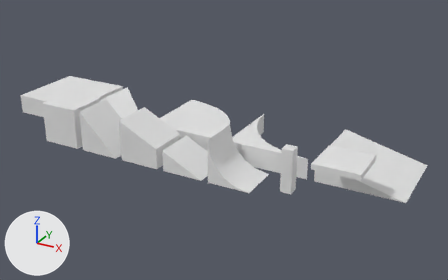
The COLLADA model data-source/dae/gridmap-new.dae, before and after one commit.
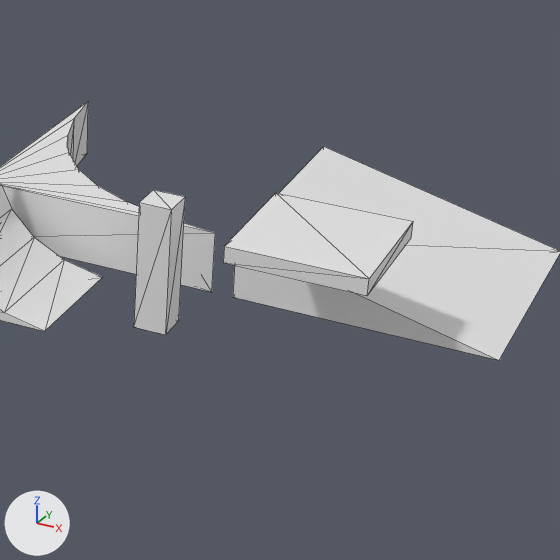
Each version is shown whole from a 50 mm camera at (49.1, -63.7, 36.2) aimed at (8.9, 9.5, -0.4), then close up on the part from 52% to 95% of the width and 28% to 97% of the height. Lighting does not change. The marker at lower left points along +X, +Y and +Z. The close-ups show mesh edges as thin lines.

The first close-up shows '3_LayerAngleConcave-col', '4_LayerSlope-col', '9_BlockRampD-col', 'A_Barrier-col', 'B_BlockThin-col'.
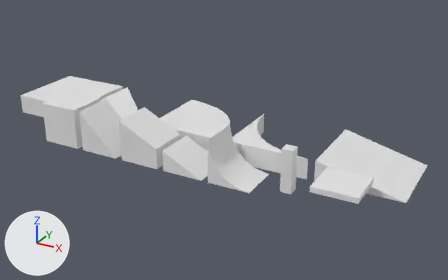
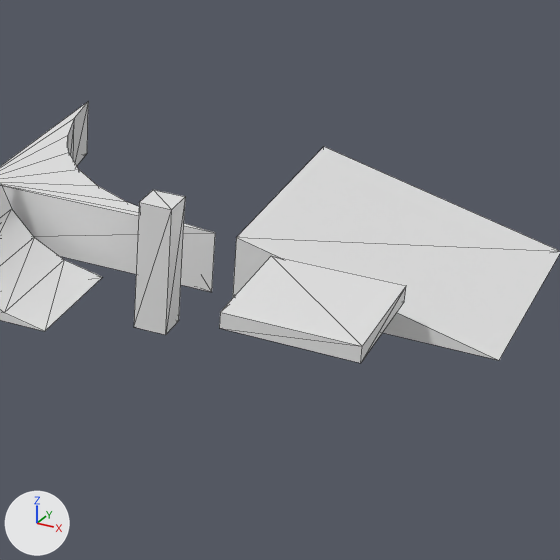
Commit message: Move thin block tile down for easier manipulation

What differs and where, as boxes [x1, y1, x2, y2] in the close-ups (560 x 560 px):
'B_BlockThin-col', mesh moved: before [223, 193, 413, 296]; after [219, 256, 406, 363]

Edits to the bpy script that builds the scene:
```text
Change me_cube_002:
    where me_cube_002.from_pydata(...)  # 8 vertices, 12 faces; spans x -1.5..4.5, y -1.5..4.5, z 3.75..4.5
    used by ob_b_blockthin_col; location = (28.0, 0.0, 0.0)
    me_cube_002 part 1: the whole mesh is moved by (0.0, 0.0, -3.0)
```
